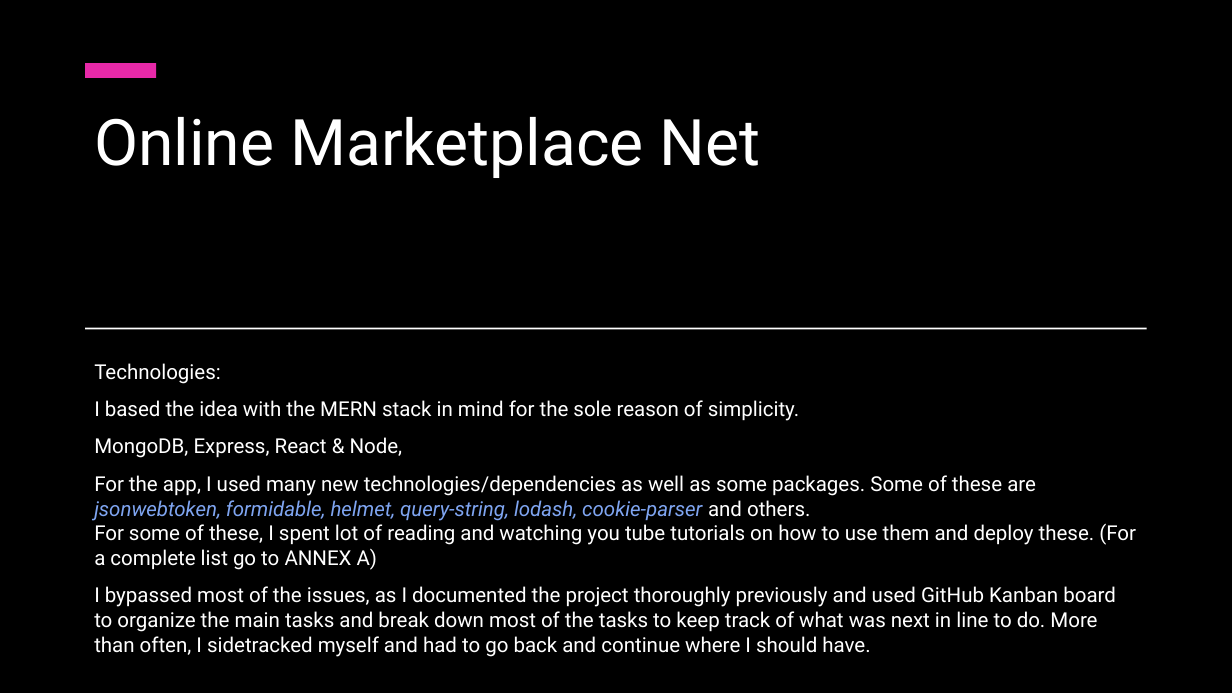
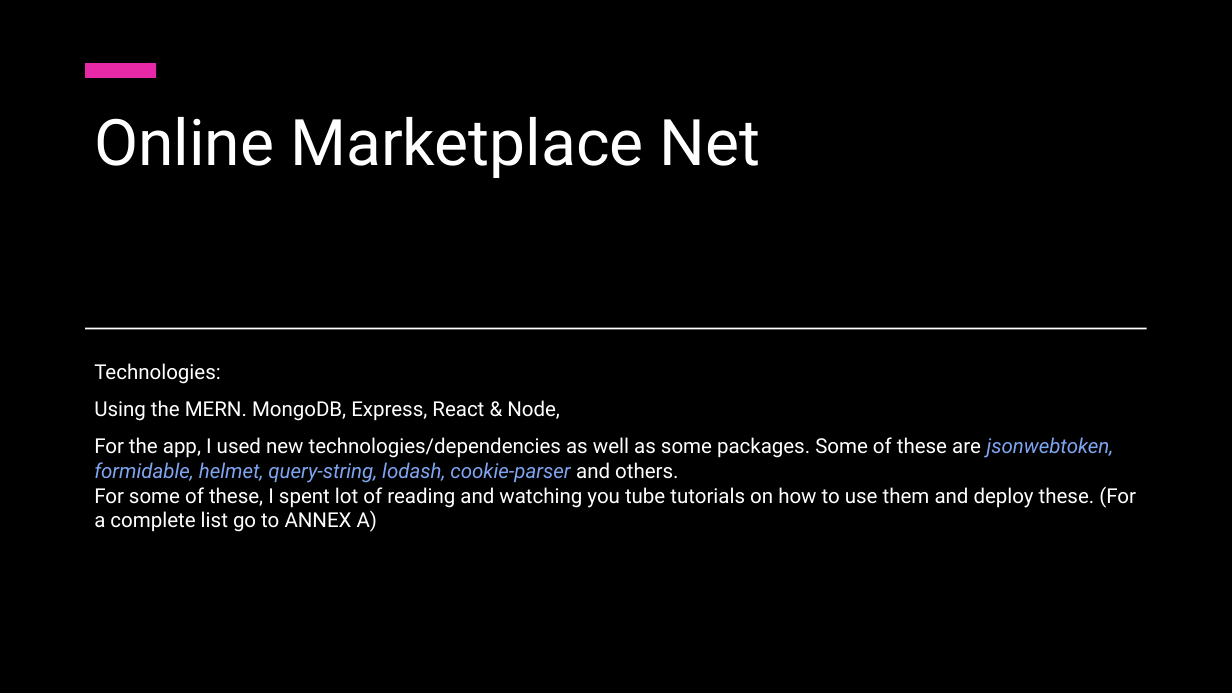
Before and after one commit to johnnyboysydney/Online_Marketplace_Net, a slide deck: slide 5 of Assets/Online Marketplace Net.pptx (slide 4 before the commit). Drawn at 1232x693 pixels with LibreOffice and Linux fonts; fonts in the diff are those of the drawing; background and template pictures are left out. Boxes give left, top, right and bottom in pixels: in the first picture for what was removed or moved away, otherwise in the second. Text is boxed around its words. In the diff, an @@ line names an element or a change of style, - is before the commit and + after.

```diff
--- a/Assets/Online Marketplace Net.pptx
+++ b/Assets/Online Marketplace Net.pptx
@@ text at (94,400,1136,532): text changed @@
-I based the idea with the MERN stack in mind for the sole reason of simplicity.
-MongoDB, Express, React & Node,
-For the app, I used many new technologies/dependencies as well as some packages. Some of these are jsonwebtoken, formidable, helmet, query-string, lodash, cookie-parser and others.
-For some of these, I spent lot of reading and watching you tube tutorials on how to use them and deploy these. (For a complete list go to ANNEX A)
-I bypassed most of the issues, as I documented the project thoroughly previously and used GitHub Kanban board to organize the main tasks and break down most of the tasks to keep track of what was next in line to do. More than often, I sidetracked myself and had to go back and continue where I should have.
+Using the MERN. MongoDB, Express, React & Node,
+For the app, I used new technologies/dependencies as well as some packages. Some of these are jsonwebtoken, formidable, helmet, query-string, lodash, cookie-parser and others.
+For some of these, I spent lot of reading and watching you tube tutorials on how to use them and deploy these. (For a complete list go to ANNEX A)
```
Also in this commit, not shown: 7 other slides changed, 3 slides added, 1 other file.
